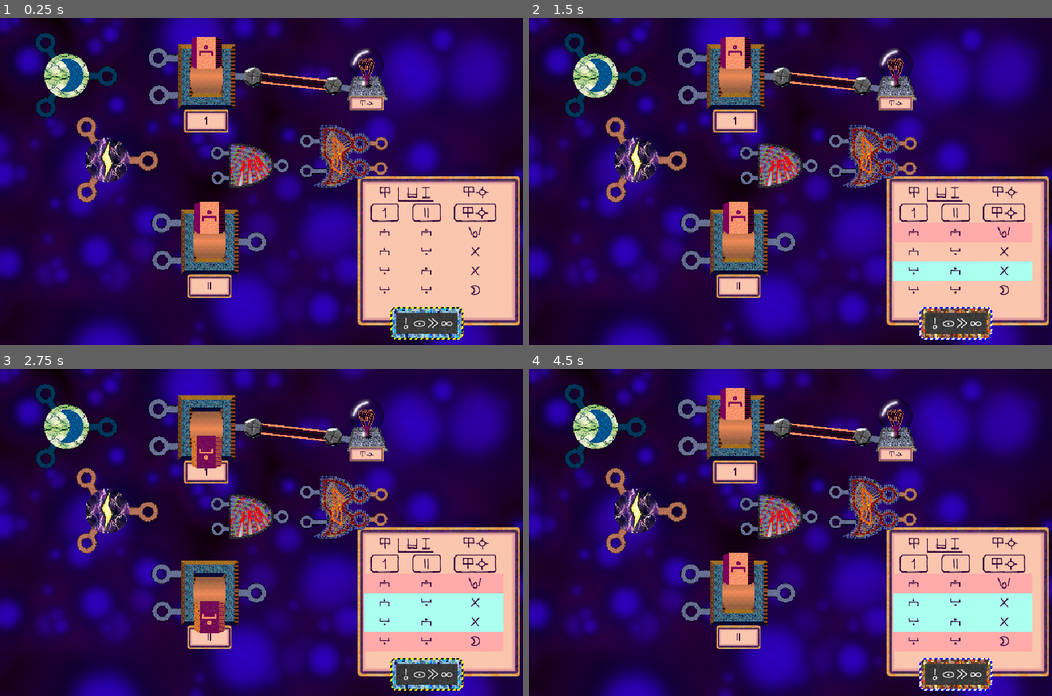
Above: before the commit, frames 1-4 (two rows, left to right).
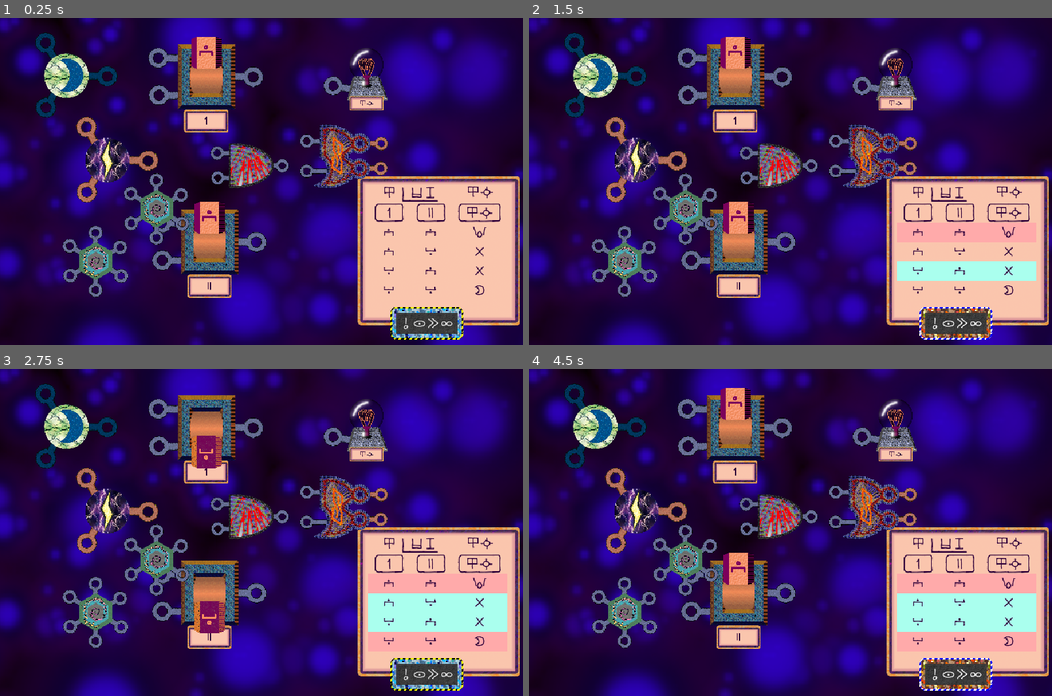
Above: after the commit, the same moments.

Repository: gavin-epstein/playablelogicgame
Game: Godot game, scene res://levels/testlevel.tscn
Two runs of this game, one before a commit and one after it. Both use one fixed random seed, a clock stepped at 60 frames per second and the inputs below. The project has no main scene, so this scene is started directly.
Inputs (mouse positions are in pixels of both pictures, inside the frame that each line leads up to):
- Up to frame 1 (0.25 s): no input
- Up to frame 2 (1.5 s): click (732, 76) at 0.52 s; click "o lukin e ale" at 1.25 s
- Up to frame 3 (2.75 s): click (203, 427) at 2.02 s
- Up to frame 4 (4.5 s): click "o lukin e ale" at 2.75 s; click (732, 427) at 3.52 s; click "o lukin e ale" at 4.25 s

The runs differ from the first frame. In frame 1, 3.6% of the frame differs, in the area x 12-96%, y 14-86%; in frame 2, 3.8%; in frame 3, 3.9%, in the area x 12-97%, y 14-87%; in frame 4, 3.9%.

Commit message:
'failed attempt at virtual wire

Diff:
--- a/doodads/Gate.gd
+++ b/doodads/Gate.gd
@@ -5,6 +5,7 @@
 var exploded  =false
 var outputs ={}
 var beingDragged = false
+var explosionsprite:Sprite2D
 
 func _ready() -> void:
 	for term in get_children():
@@ -12,6 +13,8 @@
 			term.changed.connect(_input_changed)
 	if $draggable != null:
 		$draggable.input_event.connect(_on_draggable_input_event)
+	if get_parent() is Level:
+		get_parent().edited.connect(self._unexplode)
 	calculate()
 
 func _process(_delta: float) -> void:
@@ -49,11 +52,15 @@
 
 
 func _explode():
-	print("splode!")
-	var explosionsprite:Sprite2D = explosionscene.instantiate()
+	#print("splode!")
+	explosionsprite = explosionscene.instantiate()
 	add_child(explosionsprite)
 	exploded = true
 
+func _unexplode():
+	if exploded:
+		explosionsprite.queue_free()
+		exploded = false
 
 func _on_draggable_input_event(_viewport:Node, event:InputEvent, _shape_idx:int):
 	if event.is_action_pressed("primaryClick"):
@@ -65,5 +72,5 @@
 	if beingDragged and event is InputEventMouseMotion:
 		self.global_position = event.position
 		for child in get_children():
-			if child is WireTerminal and child.wire!=null:
-				child.wire.render()
+			if child is WireTerminal and child.visualWire!=null:
+				child.visualWire.render()
--- a/doodads/hexor.gd
+++ b/doodads/hexor.gd
@@ -1,40 +1,50 @@
 extends Gate
 
 var connectedterms = []
+var virtualWire:VirtualWire
 
 func _ready() -> void:
 	super._ready()
 	if get_parent() is Level:
 		get_parent().edited.connect(reconfigure)
+	virtualWire = VirtualWire.new()
 	reconfigure()
+
 
 func calculate():
 	var val = 0
-	for _i in range(6):
-		var term:WireTerminal = get_node(str(_i))
-		if term.wire!=null:
-			var other = term.wire.get_other_end(term)
-			if other!= null and other.get_parent() != self:
-				val += other.get_value()
-	val = clampi(val, -1, 1)
+	if virtualWire !=null:
+		virtualWire.input_changed()
+		val = virtualWire.value
+
+	#for _i in range(6):
+		#var term:WireTerminal = get_node(str(_i))
+		#if term.wire!=null:
+			#var other = term.wire.get_other_end(term)
+			#if other!= null and other.get_parent() != self:
+				#val += other.get_value()
+	#val = clampi(val, -1, 1)
 	for _i in range(6):
 		output(str(_i),val)
-	for node:WireTerminal in connectedterms:
-		node.set_value(val)
+	#for node:WireTerminal in connectedterms:
+		#var supress =  node in node.get_parent().outputs.keys()
+		#node.set_value(val, supress)
 
 func reconfigure():
+	if virtualWire!= null:
+		virtualWire.delete_wire()
+	virtualWire= VirtualWire.new()
 	for term:WireTerminal in connectedterms:
-		term.changed.disconnect(self._input_changed)
+
 		term.input_changed()
 	connectedterms = []
 	for _i in range(6):
 		var term:WireTerminal = get_node(str(_i))
-		if term.wire!=null:
-			term.wire.visual_only = true
-			term.wire.modulate = Color(0,.5,0) #debug only
-			var other:WireTerminal = term.wire.get_other_end(term)
+		if term.visualWire!=null:
+			term.visualWire.visual_only = true
+			term.visualWire.modulate = Color(0,.5,0) #debug only
+			var other:WireTerminal = term.visualWire.get_other_end(term)
 			if other != null:
 				connectedterms.append(other)
-
-				other.changed.connect(self._input_changed)
+				other.connect_wire(virtualWire, "terminals")
 	calculate()
--- a/doodads/terminal.gd
+++ b/doodads/terminal.gd
@@ -6,6 +6,7 @@
 
 var value =0;
 var wire:Wire;
+var visualWire:Wire;
 @export var locked:bool = false:
 	set(val):
 		locked = val
@@ -23,7 +24,7 @@
 	if self in get_parent().outputs:
 		return get_parent().outputs[self]
 	return 0
-func set_value(val):
+func set_value(val, suppress = false):
 	if  val !=  value:
 		value = val
 		if value == 0:
@@ -38,14 +39,22 @@
 			$"0".visible = false
 			$"1".visible = false
 			$"-1".visible = true
-		if not Engine.is_editor_hint():
+		if not Engine.is_editor_hint() and !suppress:
 			emit_signal("changed")
 
 func connect_wire(newWire:Wire, param = "term1"):
-	if wire != null:
-		wire.delete_wire()
+	if (wire != null or visualWire!= null ) and param != "terminals":
+		if visualWire != wire:
+			visualWire.delete_wire()
+		if wire!=null:
+			wire.delete_wire()
+
 	changed.connect(newWire.input_changed)
-	newWire[param] = self
+	if param != "terminals":
+		newWire[param] = self
+		visualWire = newWire
+	else:
+		newWire[param].append(self)
 	self.wire = newWire
 	if not Engine.is_editor_hint():
 		newWire.input_changed()
--- /dev/null
+++ b/doodads/virtualWire.gd
@@ -0,0 +1,63 @@
+@tool
+class_name VirtualWire extends Wire
+var terminals = []
+var gates = []
+
+func _get(property):
+	if property == "term1" or property =="term2":
+		assert(false, "virtual wire has no two terminals")
+	return null
+
+func _set(property, _val):
+	if property == "term1" or property =="term2":
+		assert(false, "virtual wire has no two terminals")
+	return false
+
+func connect_wire_editor(_term):
+	print("no")
+
+func set_value(val):
+	if !exploded and calcs < MAX_UPDATES_PER_FRAME and not Engine.is_editor_hint():
+		if val!=value:
+			calcs+=1
+			value = val
+		for term in terminals:
+			term.set_value(value)
+	elif !exploded and calcs > MAX_UPDATES_PER_FRAME:
+		explode()
+
+func _process(_delta: float) -> void:
+	if not Engine.is_editor_hint():
+		calcs = 0
+		#if len(terminals)==0:
+		#	delete_wire()
+func _ready() -> void:
+	pass
+
+func _input(_event: InputEvent) -> void:
+	pass
+
+func render():
+	pass
+
+func input_changed():
+		var val = 0
+		for term:WireTerminal in terminals:
+			val+= term.get_value()
+		set_value(clampi(val,-1,1))
+func explode():
+	exploded = true
+	for gate:Gate in gates:
+		gate._explode()
+
+func delete_wire():
+	exploded = true
+	for term:WireTerminal in terminals:
+		term.wire = null
+		term.input_changed()
+	#get_parent().edited.emit()
+	queue_free()
+
+func get_other_end(term:WireTerminal)->WireTerminal:
+	assert(false, "virtual wire has no two terminals")
+	return null
--- /dev/null
+++ b/levels/level_3.tscn
@@ -0,0 +1,71 @@
+[gd_scene format=3 uid="uid://b87f3eqo73r65"]
+
+[ext_resource type="Script" uid="uid://bctae26yxqo8l" path="res://levels/Level.gd" id="1_vkd0v"]
+[ext_resource type="Texture2D" uid="uid://b1kfgdg8aqjn3" path="res://decoration/1.png" id="2_20opy"]
+[ext_resource type="Theme" uid="uid://dnuehy1xf6waf" path="res://theme/sitelennasinnasa.tres" id="2_hldmh"]
+[ext_resource type="Script" uid="uid://c6kmfnjab7xi6" path="res://levels/oneoff/noquit.gd" id="3_bmgug"]
+[ext_resource type="FontFile" uid="uid://s65q76gju1fc" path="res://theme/CoolingCartoon-8OXeB.otf" id="3_gew73"]
+[ext_resource type="Script" uid="uid://did6y7oehbsq4" path="res://levels/oneoff/backandforth.gd" id="5_8l0e1"]
+
+[sub_resource type="SystemFont" id="SystemFont_hldmh"]
+
+[node name="Level3" type="Node2D" unique_id=1262805198]
+script = ExtResource("1_vkd0v")
+
+[node name="bg" type="TextureRect" parent="." unique_id=246135187]
+self_modulate = Color(1, 0.4627451, 0.8352941, 1)
+offset_right = 1920.0
+offset_bottom = 1200.0
+scale = Vector2(0.5, 0.5)
+texture = ExtResource("2_20opy")
+
+[node name="Control" type="Control" parent="." unique_id=1008448961]
+layout_mode = 3
+anchors_preset = 0
+offset_right = 40.0
+offset_bottom = 40.0
+theme = ExtResource("2_hldmh")
+
+[node name="Button" type="Button" parent="Control" unique_id=198498719]
+layout_mode = 0
+offset_left = 610.0
+offset_top = 463.0
+offset_right = 886.0
+offset_bottom = 571.0
+text = "o awen musi [e] "
+
+[node name="RichTextLabel2" type="RichTextLabel" parent="Control" unique_id=1955353625]
+layout_mode = 0
+offset_right = 958.0
+offset_bottom = 451.0
+theme_override_fonts/normal_font = ExtResource("3_gew73")
+theme_override_font_sizes/normal_font_size = 40
+bbcode_enabled = true
+text = "
+
+
+	You may be feeling a bit lost or confused or like you should know logic circuits or Toki Pona to play this game. Don't worry! Hopefully the people who are already familiar with these things will be just as lost very soon. "
+
+[node name="RichTextLabel" type="RichTextLabel" parent="Control" unique_id=922928777]
+layout_mode = 0
+offset_left = 228.0
+offset_top = 20.0
+offset_right = 686.0
+offset_bottom = 143.0
+theme_override_fonts/normal_font = ExtResource("3_gew73")
+bbcode_enabled = true
+text = "[center]What is going on ?[/center]"
+script = ExtResource("5_8l0e1")
+
+[node name="Button2" type="Button" parent="Control" unique_id=760730175]
+layout_mode = 0
+offset_left = 121.0
+offset_top = 463.0
+offset_right = 399.0
+offset_bottom = 579.0
+theme_override_fonts/font = SubResource("SystemFont_hldmh")
+text = " Quit ❌"
+script = ExtResource("3_bmgug")
+
+[connection signal="pressed" from="Control/Button" to="." method="win"]
+[connection signal="pressed" from="Control/Button2" to="Control/Button2" method="_on_pressed"]
--- /dev/null
+++ b/levels/oneoff/backandforth.gd
@@ -0,0 +1,6 @@
+extends RichTextLabel
+@export var speed = .0001
+@export var amount  = 960/5
+@export var center = 228.0
+func _process(delta: float) -> void:
+	position.x = amount*sin(speed*Time.get_ticks_msec())+center
--- /dev/null
+++ b/levels/oneoff/cullbottom.gd
@@ -0,0 +1,6 @@
+extends RigidBody2D
+
+
+func _process(delta: float) -> void:
+	if position.y > get_viewport_rect().size.y:
+		queue_free()
--- /dev/null
+++ b/levels/oneoff/noquit.gd
@@ -0,0 +1,10 @@
+extends Button
+var xscene = preload("res://levels/oneoff/x.tscn")
+
+
+
+func _on_pressed() -> void:
+	var x:RigidBody2D  = xscene.instantiate()
+	add_child(x)
+	x.position = Vector2(130,0)
+	x.apply_central_force(10000*Vector2(randf_range(-1,1),randf_range(-1,-3)))
--- /dev/null
+++ b/levels/oneoff/x.tscn
@@ -0,0 +1,23 @@
+[gd_scene format=3 uid="uid://ysqc3w0g3hto"]
+
+[ext_resource type="Texture2D" uid="uid://rekbp85l1jcv" path="res://levels/oneoff/x.png" id="1_3rve0"]
+[ext_resource type="Script" uid="uid://dka8vf6dj2ukg" path="res://levels/oneoff/cullbottom.gd" id="1_g3ngn"]
+
+[sub_resource type="PhysicsMaterial" id="PhysicsMaterial_bmgug"]
+friction = 0.0
+bounce = 1.0
+
+[sub_resource type="RectangleShape2D" id="RectangleShape2D_4rtr7"]
+size = Vector2(74, 75)
+
+[node name="RigidBody2D" type="RigidBody2D" unique_id=241484711]
+physics_material_override = SubResource("PhysicsMaterial_bmgug")
+lock_rotation = true
+script = ExtResource("1_g3ngn")
+
+[node name="Node2D" type="Sprite2D" parent="." unique_id=107397909]
+texture = ExtResource("1_3rve0")
+
+[node name="CollisionShape2D" type="CollisionShape2D" parent="." unique_id=1690636685]
+position = Vector2(1, 0.5)
+shape = SubResource("RectangleShape2D_4rtr7")
--- a/levels/testlevel.tscn
+++ b/levels/testlevel.tscn
@@ -10,6 +10,7 @@
 [ext_resource type="PackedScene" uid="uid://baylv78oux2mx" path="res://doodads/const_-1_gate.tscn" id="6_l0kak"]
 [ext_resource type="PackedScene" uid="uid://dqsfvl4vbx2x" path="res://doodads/Wire.tscn" id="9_dyqbh"]
 [ext_resource type="PackedScene" uid="uid://culdlu5wigc25" path="res://doodads/nandnorgate.tscn" id="10_01x3j"]
+[ext_resource type="PackedScene" uid="uid://dqsi7hqmcgeyx" path="res://doodads/hexor.tscn" id="11_chtiu"]
 
 [node name="TestLevel" type="Node2D" unique_id=1203923865]
 script = ExtResource("1_6euoa")
@@ -34,9 +35,6 @@
 scale = Vector2(0.15, 0.15)
 nimi = "wan"
 
-[node name="2" parent="lever" index="2" unique_id=2097018757]
-locked = true
-
 [node name="lever2" parent="." unique_id=1083743695 instance=ExtResource("3_x8lwj")]
 position = Vector2(385, 411)
 scale = Vector2(0.15, 0.15)
@@ -46,9 +44,6 @@
 position = Vector2(672.99994, 127.99999)
 scale = Vector2(0.1, 0.1)
 nimi = "ilo suno"
-
-[node name="0" parent="Lightbulb" index="0" unique_id=1841688787]
-locked = true
 
 [node name="TruthTable" parent="." unique_id=1459266319 node_paths=PackedStringArray("lights", "switches") instance=ExtResource("5_8j3fl")]
 offset_left = 655.0
@@ -65,17 +60,23 @@
 position = Vector2(122, 106)
 scale = Vector2(0.1, 0.1)
 
-[node name="Wire" parent="." unique_id=241528333 node_paths=PackedStringArray("term1", "term2") instance=ExtResource("9_dyqbh")]
-position = Vector2(538.125, 116.2)
-rotation = -3.0304499
-scale = Vector2(0.1478622, 0.02)
-term1 = NodePath("../lever/2")
-term2 = NodePath("../Lightbulb/0")
+[node name="Wire" parent="." unique_id=241528333 instance=ExtResource("9_dyqbh")]
+position = Vector2(268.00006, 558)
+rotation = -3.070573
+scale = Vector2(0.78829765, 0.02)
 
 [node name="nandnor" parent="." unique_id=48706120 instance=ExtResource("10_01x3j")]
 position = Vector2(625, 249.00002)
 scale = Vector2(0.1, 0.1)
 
+[node name="hex" parent="." unique_id=1474272201 instance=ExtResource("11_chtiu")]
+position = Vector2(287, 350)
+scale = Vector2(0.07, 0.07)
+
+[node name="hex2" parent="." unique_id=444276830 instance=ExtResource("11_chtiu")]
+position = Vector2(174.99998, 446)
+scale = Vector2(0.07, 0.07)
+
 [editable path="Const1Gate"]
 [editable path="lever"]
 [editable path="Lightbulb"]
--- a/theme/box1.tres
+++ b/theme/box1.tres
@@ -3,9 +3,9 @@
 [ext_resource type="Texture2D" uid="uid://dfbhqstodkv3w" path="res://theme/box1.png" id="1_5ejcg"]
 
 [resource]
-content_margin_left = 24.0
+content_margin_left = 40.0
 content_margin_top = 24.0
-content_margin_right = 24.0
+content_margin_right = 40.0
 content_margin_bottom = 24.0
 texture = ExtResource("1_5ejcg")
 texture_margin_left = 33.0
Not shown, added: doodads/virtualWire.gd.uid
Not shown, added: levels/oneoff/backandforth.gd.uid
Not shown, added: levels/oneoff/cullbottom.gd.uid
Not shown, added: levels/oneoff/noquit.gd.uid
Binary file added: levels/oneoff/x.png
Not shown, added: levels/oneoff/x.png.import
Binary file added: theme/CoolingCartoon-8OXeB.otf
Not shown, added: theme/CoolingCartoon-8OXeB.otf.import
Not shown, added: levels/testlevel.tscn8253540134.tmp
